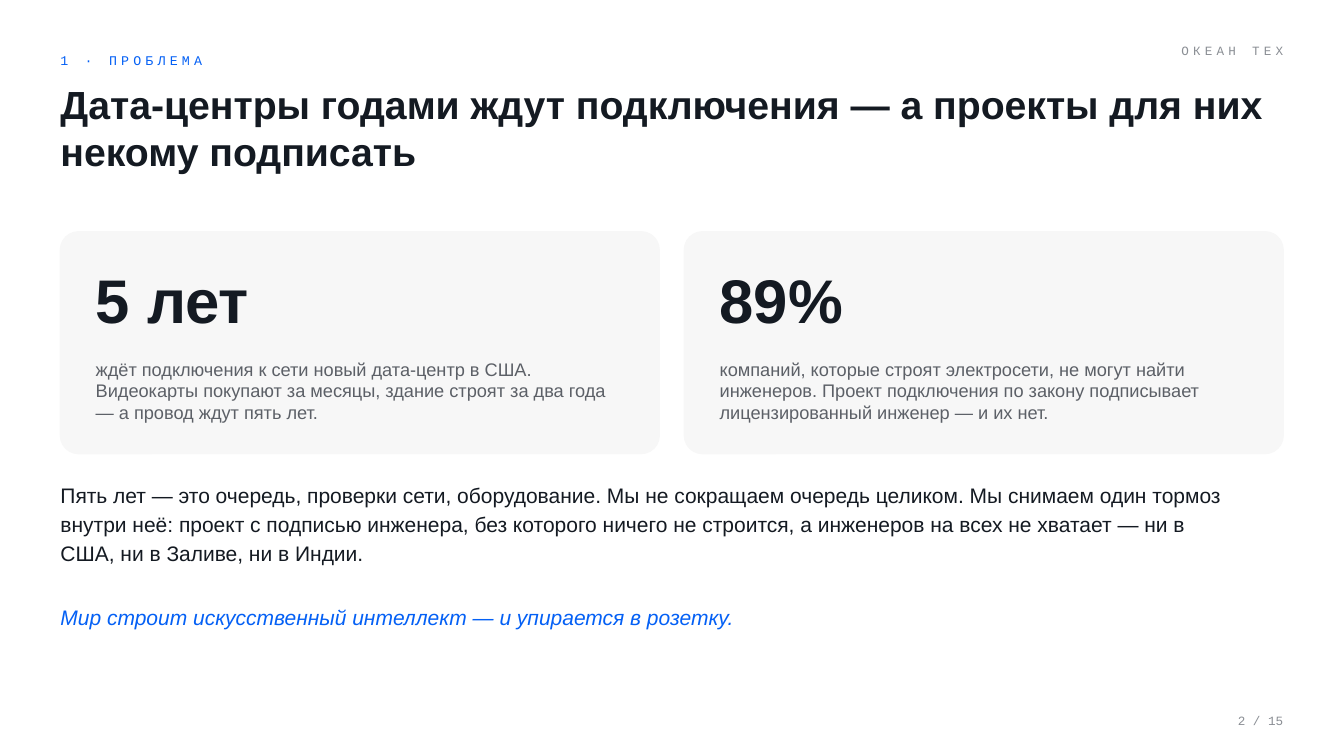
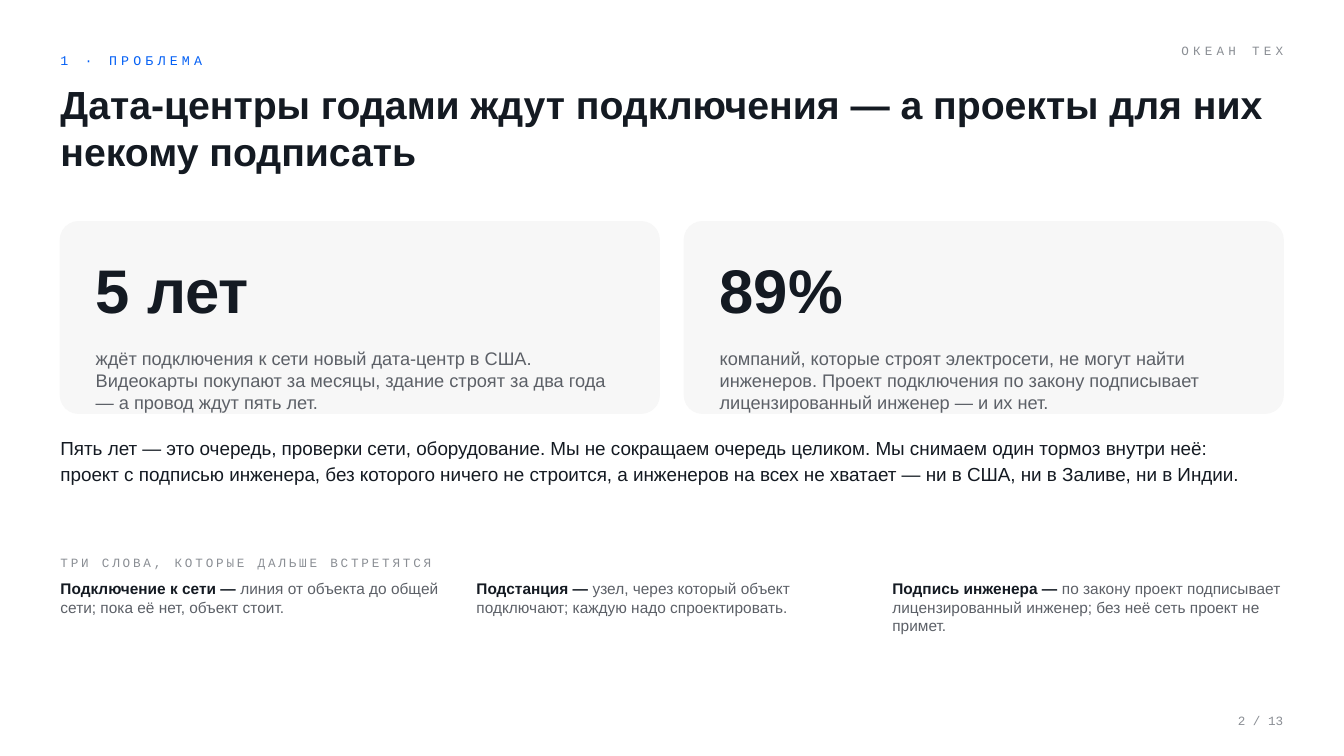
Before and after one commit to komoroshin/research, a slide deck: slide 2 of ai-case-library/research/ventures/grid-plain-deck.pptx. Drawn at 1344x756 pixels with LibreOffice and Linux fonts; fonts in the diff are those of the drawing. Boxes give left, top, right and bottom in pixels: in the first picture for what was removed or moved away, otherwise in the second. Text is boxed around its words. In the diff, an @@ line names an element or a change of style, - is before the commit and + after.

```diff
--- a/ai-case-library/research/ventures/grid-plain-deck.pptx
+++ b/ai-case-library/research/ventures/grid-plain-deck.pptx
@@ rounded rectangle resized from (x1=60, y1=232, x2=659, y2=454) to (x1=60, y1=222, x2=659, y2=413) @@
@@ rounded rectangle at (x1=60, y1=222, x2=659, y2=413): proportions changed @@
@@ rounded rectangle at (x1=685, y1=222, x2=1284, y2=413): proportions changed @@
@@ rounded rectangle resized from (x1=685, y1=232, x2=1284, y2=454) to (x1=685, y1=222, x2=1284, y2=413) @@
@@ text "5 лет" moved from (x1=96, y1=280, x2=249, y2=324) to (x1=96, y1=270, x2=249, y2=314) @@
@@ text "89%" moved from (x1=720, y1=280, x2=843, y2=324) to (x1=720, y1=270, x2=843, y2=314) @@
@@ text "ждёт подключения к сети новый ..." moved from (x1=96, y1=362, x2=606, y2=423) to (x1=96, y1=351, x2=606, y2=413) @@
@@ text "компаний, которые строят электросети, не ..." moved from (x1=720, y1=362, x2=1199, y2=423) to (x1=720, y1=351, x2=1199, y2=413) @@
@@ text "Пять лет — это очередь, ..." moved from (x1=60, y1=487, x2=1220, y2=565) to (x1=60, y1=441, x2=1238, y2=485) @@
@@ text "Пять лет — это очередь, ..." at (x1=60, y1=441, x2=1238, y2=485): size 15 to 13.5 pt @@
@@ text added at (x1=60, y1=558, x2=431, y2=570), 9 pt, text #8A8E94 @@
+ТРИ СЛОВА, КОТОРЫЕ ДАЛЬШЕ ВСТРЕТЯТСЯ
@@ text added at (x1=60, y1=582, x2=438, y2=615), 11 pt, text #5C6067 @@
+Подключение к сети — линия от объекта до общей сети; пока её нет, объект стоит.
@@ text added at (x1=476, y1=582, x2=790, y2=616), 11 pt, text #5C6067 @@
+Подстанция — узел, через который объект подключают; каждую надо спроектировать.
@@ text added at (x1=892, y1=583, x2=1280, y2=634), 11 pt, text #5C6067 @@
+Подпись инженера — по закону проект подписывает лицензированный инженер; без неё сеть проект не примет.
@@ text removed at (x1=60, y1=609, x2=733, y2=630) @@
-Мир строит искусственный интеллект — и упирается в розетку.
@@ text at (x1=1238, y1=716, x2=1283, y2=725): text changed @@
-2 / 15
+2 / 13
```
Also in this commit, not shown: 11 other slides changed, 2 slides removed, 3 other files.
